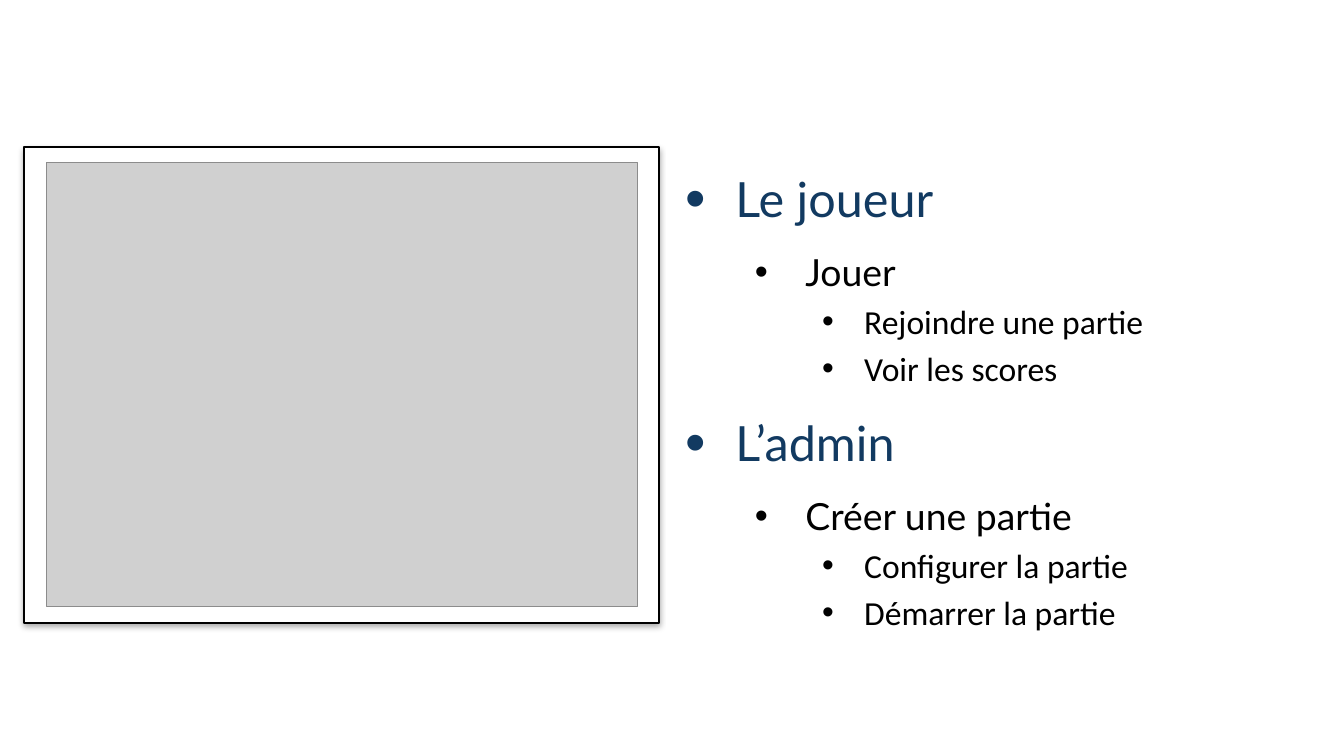
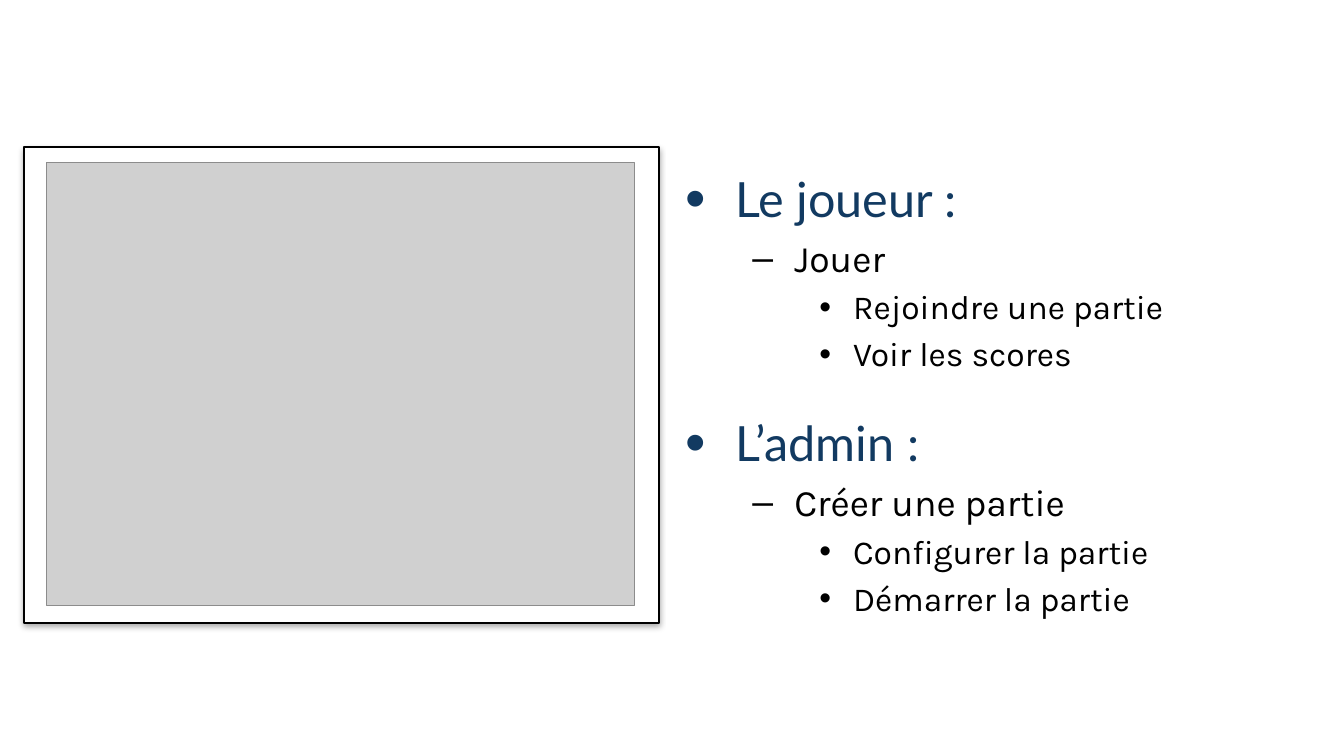
Before and after one commit to ArmandDelessert/WarTanks, a slide deck: slide 4 of doc/presentation/presentation.pptx (slide 3 before the commit). Drawn at 1344x756 pixels with LibreOffice and Linux fonts; fonts in the diff are those of the drawing; grey boxes stand for pictures; background and template pictures are left out. Boxes give left, top, right and bottom in pixels: in the first picture for what was removed or moved away, otherwise in the second. Text is boxed around its words. In the diff, an @@ line names an element or a change of style, - is before the commit and + after.

```diff
--- a/doc/presentation/presentation.pptx
+++ b/doc/presentation/presentation.pptx
@@ picture: place and size @@
-picture at (47,163,638,607)
+picture at (47,163,634,605)
@@ text "Le joueur :": place and size @@
-text "Le joueur :" at (805,259,1143,382)
+text "Le joueur :" at (735,181,1163,367)
@@ text at (794,248,1163,367): font Lato to Karla in "Jouer"; font Calibri to Karla in "Rejoindre une partie", "Voir les scores"; bullet • to –; list level 1 to 2 in "Jouer"; list level 2 to 3 in "Rejoindre une partie"; list level 2 to 3 in "Voir les scores" @@
@@ text "L’admin :": place and size @@
-text "L’admin :" at (805,502,1128,631)
+text "L’admin :" at (735,424,1148,619)
@@ text at (794,487,1148,619): font Lato to Karla in "Créer une partie"; font Calibri to Karla in "Configurer la partie", "Démarrer la partie"; bullet • to –; list level 1 to 2 in "Créer une partie"; list level 2 to 3 in "Configurer la partie"; list level 2 to 3 in "Démarrer la partie" @@
```
Also in this commit, not shown: 3 other slides changed, 8 slides added, 7 slides removed, 8 other files.
